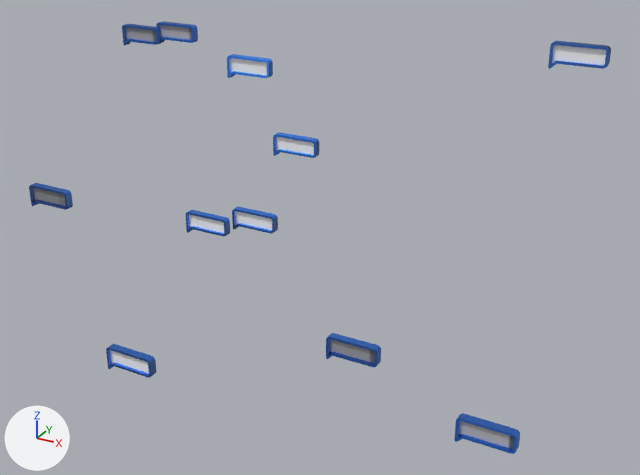
Renders of the glTF model src/assets/glb/laboratory/pop_up_photography_left.glb from each side of a commit.
Camera for both pictures: a 50 mm camera at (44.4, -31.3, 29.4) aimed at (21.0, 11.3, 8.1). The lights are fixed; the arrows at lower left show +X, +Y and +Z. Where no turn or scale is listed for an object, it has been applied to the vertices. Vertices at the same position are counted once.

In view in the first picture: 'pop_up_art', 'pop_up_contact_me', 'pop_up_development', 'pop_up_games', 'pop_up_languages', 'pop_up_photography_left', 'pop_up_photography_right', 'pop_up_running', 'pop_up_share_knowledge', 'pop_up_social_networks', 'pop_up_stereoscopy'.
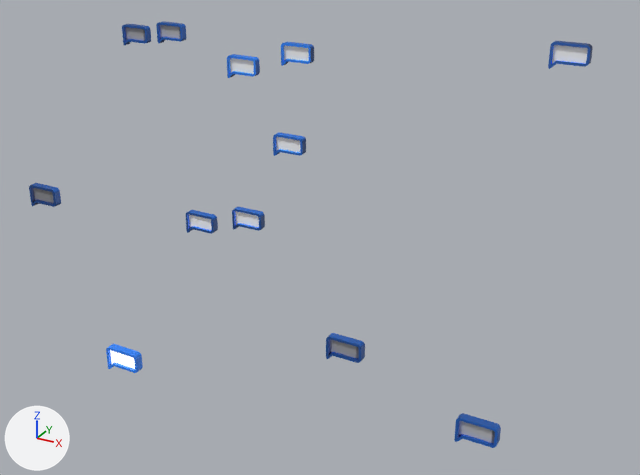
Where the change shows, as pixel boxes [x1, y1, x2, y2] in the pictures (640 x 475 px; the box of a moved part takes in the faces that stretch with it):
'pop_up_photography_right', reshaped (28% narrower, 14% shorter): before [454, 413, 520, 454]; after [454, 413, 501, 448]
'pop_up_languages', reshaped (28% narrower): before [548, 41, 611, 69]; after [548, 41, 593, 69]
'pop_up_share_knowledge', reshaped (29% narrower, 11% shorter): before [326, 333, 381, 367]; after [326, 333, 365, 363]
'pop_up_running', surface changed, reshaped (25% narrower, 14% shorter): before [106, 344, 156, 378]; after [106, 344, 143, 373]
'pop_up_social_networks', reshaped (28% narrower): before [227, 54, 273, 78]; after [227, 54, 260, 78]
'pop_up_development', reshaped (28% narrower, 7% shorter): before [273, 132, 319, 158]; after [273, 132, 306, 156]
'pop_up_stereoscopy', reshaped (28% narrower, 11% shorter): before [232, 207, 278, 234]; after [232, 207, 265, 231]
'pop_up_contact_me', reshaped (27% narrower, 11% shorter): before [186, 210, 230, 237]; after [186, 210, 218, 234]
'pop_up_games', reshaped (27% narrower, 11% shorter): before [29, 183, 73, 210]; after [29, 183, 61, 207]
'pop_up_photography_left', reshaped (28% narrower): before [156, 21, 198, 43]; after [156, 21, 186, 44]
'pop_up_art', reshaped (27% narrower): before [122, 24, 162, 45]; after [122, 24, 151, 45]
'pop_up_travel', added: after [281, 42, 314, 66]
part 1 of me_pop_up_running, moved or reshaped: before [109, 344, 156, 378]; after [109, 344, 143, 373]
part 2 of me_pop_up_share_knowledge, moved or reshaped: before [353, 340, 381, 367]; after [353, 340, 365, 363]
part 3 of me_pop_up_photography_right, moved or reshaped: before [488, 423, 520, 454]; after [488, 423, 501, 448]
part 4 of me_pop_up_games, moved or reshaped: before [49, 187, 73, 210]; after [49, 187, 61, 207]
part 5 of me_pop_up_contact_me, moved or reshaped: before [208, 214, 230, 237]; after [208, 214, 218, 234]
part 6 of me_pop_up_stereoscopy, moved or reshaped: before [238, 211, 278, 234]; after [238, 211, 265, 231]
part 7 of me_pop_up_development, moved or reshaped: before [296, 136, 319, 158]; after [296, 136, 306, 156]
part 8 of me_pop_up_social_networks, moved or reshaped: before [250, 57, 273, 78]; after [250, 57, 260, 77]
part 9 of me_pop_up_photography_left, moved or reshaped: before [159, 23, 198, 43]; after [159, 23, 186, 42]
part 10 of me_pop_up_languages, moved or reshaped: before [583, 43, 611, 69]; after [583, 43, 593, 67]
part 11 of me_pop_up_art, moved or reshaped: before [141, 25, 162, 45]; after [141, 25, 151, 44]

The change, as a list of edits to the scene's bpy script:
```text
Change mat_pop_up_running:
    where n0 = _N.new('ShaderNodeBsdfPrincipled'); n0.name = 'Principled BSDF'
    add n0.inputs[28].default_value = 1.0  # 'Emission Strength'
    where n2 = _N.new('ShaderNodeTexImage'); n2.name = 'Image Texture'
    n2.image: img_pop_up_running_baking -> img_pop_up_emission
    add n3 = _N.new('ShaderNodeTexImage'); n3.name = 'Image Texture.001'
    add n3.image = img_pop_up_texture
    remove _L.new(n2.outputs[0], n0.inputs[0])  # 'Color' to 'Base Color'
    add _L.new(n2.outputs[0], n0.inputs[27])  # 'Color' to 'Emission Color'
    add _L.new(n3.outputs[0], n0.inputs[0])  # 'Color' to 'Base Color'
Change me_pop_up_running:
    where me_pop_up_running.from_pydata(...)  # 152 vertices, 300 faces; spans x -1.49..1.74, y -0.24..0.24, z -0.92..0.59
    me_pop_up_running part 1: all 72 vertices in x 1.49..1.74, y -0.24..0.24, z -0.59..0.59 are moved by (-1.0, 0.0, 0.0)
Change me_pop_up_share_knowledge:
    where me_pop_up_share_knowledge.from_pydata(...)  # 152 vertices, 300 faces; spans x -1.49..1.74, y -0.24..0.24, z -0.92..0.59
    me_pop_up_share_knowledge part 2: all 72 vertices in x 1.49..1.74, y -0.24..0.24, z -0.59..0.59 are moved by (-1.0, 0.0, 0.0)
Change me_pop_up_photography_right:
    where me_pop_up_photography_right.from_pydata(...)  # 152 vertices, 300 faces; spans x -1.49..1.74, y -0.24..0.24, z -0.92..0.59
    me_pop_up_photography_right part 3: all 72 vertices in x 1.49..1.74, y -0.24..0.24, z -0.59..0.59 are moved by (-1.0, 0.0, 0.0)
Change me_pop_up_games:
    where me_pop_up_games.from_pydata(...)  # 152 vertices, 300 faces; spans x -1.49..1.74, y -0.24..0.24, z -0.92..0.59
    me_pop_up_games part 4: all 72 vertices in x 1.49..1.74, y -0.24..0.24, z -0.59..0.59 are moved by (-1.0, 0.0, 0.0)
Change me_pop_up_contact_me:
    where me_pop_up_contact_me.from_pydata(...)  # 152 vertices, 300 faces; spans x -1.49..1.74, y -0.24..0.24, z -0.92..0.59
    me_pop_up_contact_me part 5: all 72 vertices in x 1.49..1.74, y -0.24..0.24, z -0.59..0.59 are moved by (-1.0, 0.0, 0.0)
Change me_pop_up_stereoscopy:
    where me_pop_up_stereoscopy.from_pydata(...)  # 152 vertices, 300 faces; spans x -1.49..1.74, y -0.24..0.24, z -0.92..0.59
    me_pop_up_stereoscopy part 6: all 72 vertices in x 1.49..1.74, y -0.24..0.24, z -0.59..0.59 are moved by (-1.0, 0.0, 0.0)
Change me_pop_up_development:
    where me_pop_up_development.from_pydata(...)  # 152 vertices, 300 faces; spans x -1.49..1.74, y -0.24..0.24, z -0.92..0.59
    me_pop_up_development part 7: all 72 vertices in x 1.49..1.74, y -0.24..0.24, z -0.59..0.59 are moved by (-1.0, 0.0, 0.0)
Change me_pop_up_social_networks:
    where me_pop_up_social_networks.from_pydata(...)  # 152 vertices, 300 faces; spans x -1.49..1.74, y -0.24..0.24, z -0.92..0.59
    me_pop_up_social_networks part 8: all 72 vertices in x 1.49..1.74, y -0.24..0.24, z -0.59..0.59 are moved by (-1.0, 0.0, 0.0)
Change me_pop_up_photography_left:
    where me_pop_up_photography_left.from_pydata(...)  # 152 vertices, 300 faces; spans x -1.49..1.74, y -0.24..0.24, z -0.92..0.59
    me_pop_up_photography_left part 9: all 72 vertices in x 1.49..1.74, y -0.24..0.24, z -0.59..0.59 are moved by (-1.0, 0.0, 0.0)
Change me_pop_up_languages:
    where me_pop_up_languages.from_pydata(...)  # 152 vertices, 300 faces; spans x -1.49..1.74, y -0.24..0.24, z -0.92..0.59
    me_pop_up_languages part 10: all 72 vertices in x 1.49..1.74, y -0.24..0.24, z -0.59..0.59 are moved by (-1.0, 0.0, 0.0)
Change me_pop_up_art:
    where me_pop_up_art.from_pydata(...)  # 152 vertices, 300 faces; spans x -1.49..1.74, y -0.24..0.24, z -0.92..0.59
    me_pop_up_art part 11: all 72 vertices in x 1.49..1.74, y -0.24..0.24, z -0.59..0.59 are moved by (-1.0, 0.0, 0.0)
Add ob_pop_up_travel:
    ob_pop_up_travel = bpy.data.objects.new('pop_up_travel', me_pop_up_travel)  # 152 vertices, 300 faces; spans x -1.49..0.74, y -0.24..0.24, z -0.92..0.59; in mat_pop_up_travel (picture img_pop_up_travel_baking)
    ob_pop_up_travel.location = (15.63, 18.7, 17.15)
```
